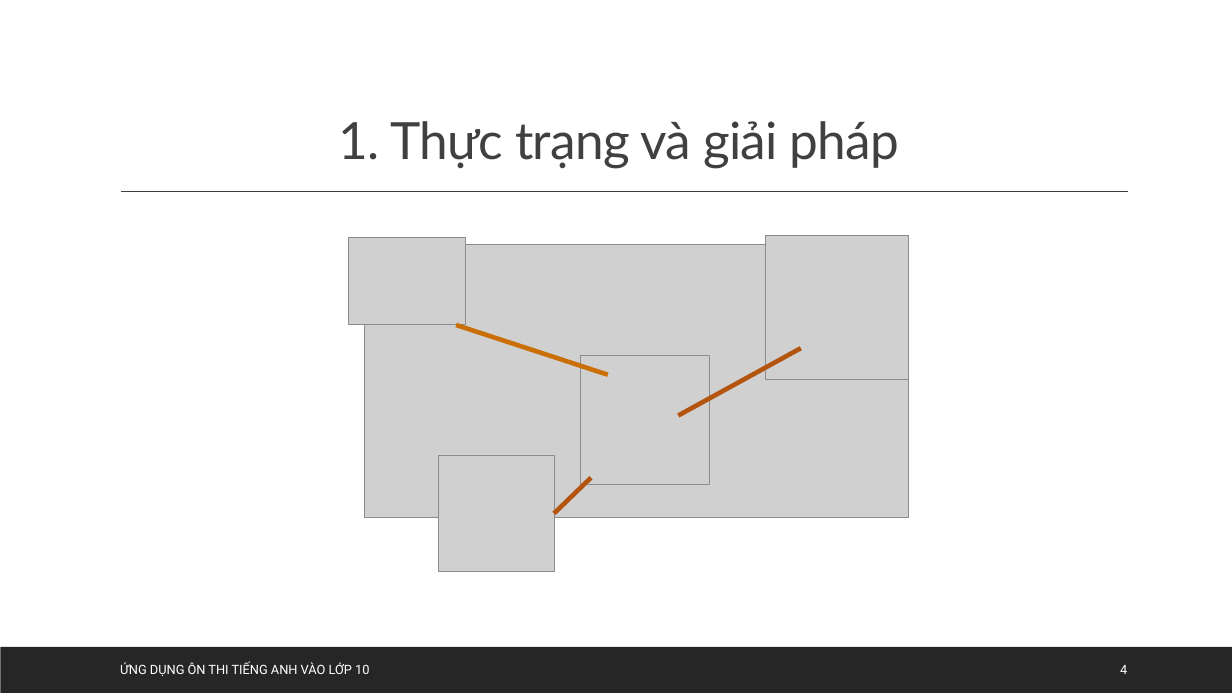
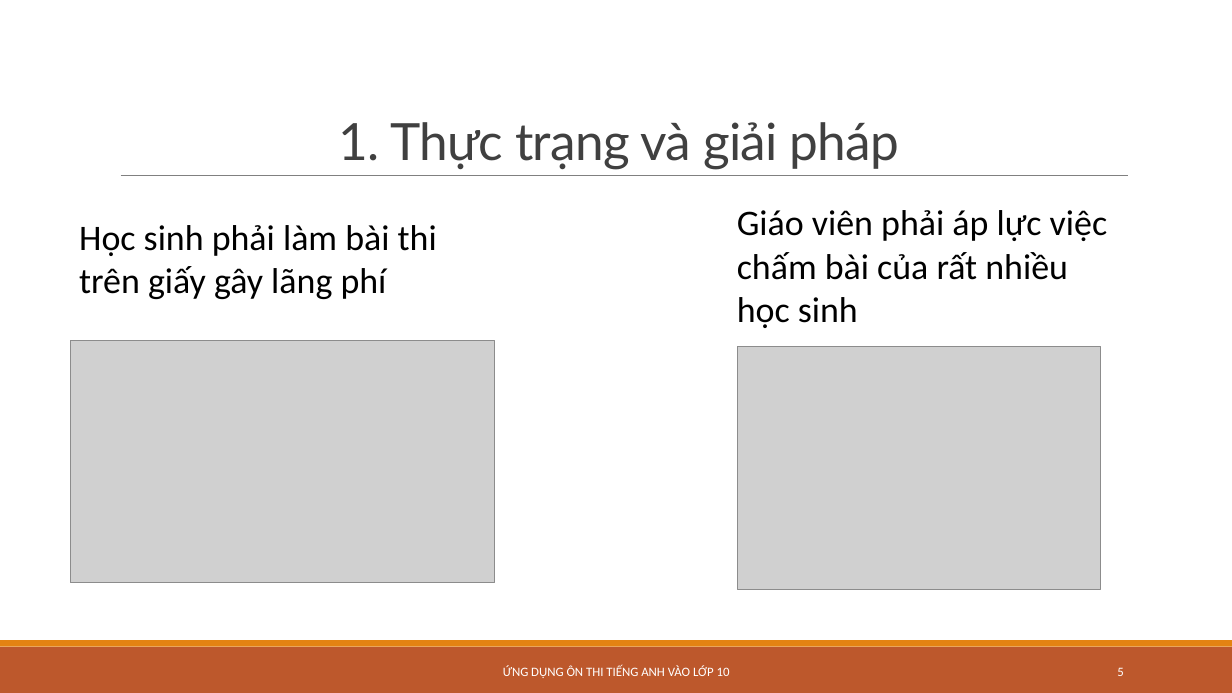
Before and after one commit to TruongDangQuang1998/OnThiTiengAnh10, a slide deck: slide 5 of Documents/Nhom27.pptx (slide 4 before the commit). Drawn at 1232x693 pixels with LibreOffice and Linux fonts; fonts in the diff are those of the drawing; grey boxes stand for pictures. Boxes give left, top, right and bottom in pixels: in the first picture for what was removed or moved away, otherwise in the second. Text is boxed around its words. In the diff, an @@ line names an element or a change of style, - is before the commit and + after.

```diff
--- a/Documents/Nhom27.pptx
+++ b/Documents/Nhom27.pptx
@@ title "1. Thực trạng và giải ..." at bbox=[339, 122, 900, 170]: line spacing 0.9 to 0.85 @@
@@ line moved from (121, 192) - (1128, 192) to (121, 176) - (1128, 176) @@
@@ line (121, 176) - (1128, 176): stroke #404040 1 pt to #808080 0.5 pt @@
@@ text added at bbox=[79, 225, 437, 299], 28 pt, text #000000 @@
+Học sinh phải làm bài thi trên giấy gây lãng phí
@@ picture removed at bbox=[348, 238, 465, 325] @@
@@ text added at bbox=[737, 210, 1107, 328], 28 pt, text #000000 @@
+Giáo viên phải áp lực việc chấm bài của rất nhiều học sinh
@@ picture removed at bbox=[765, 236, 909, 379] @@
@@ picture removed at bbox=[364, 244, 909, 518] @@
@@ rectangle removed at bbox=[455, 323, 609, 377] @@
@@ picture added at bbox=[70, 340, 495, 583] @@
@@ picture removed at bbox=[580, 356, 710, 485] @@
@@ rectangle removed at bbox=[678, 347, 802, 418] @@
@@ picture added at bbox=[738, 347, 1102, 590] @@
@@ picture removed at bbox=[438, 455, 555, 571] @@
@@ rectangle removed at bbox=[553, 476, 593, 516] @@
@@ rectangle at bbox=[0, 647, 1232, 693]: fill #262626 to #BD582C @@
@@ rectangle added at bbox=[0, 640, 1232, 647], fill #E48312 @@
@@ text "ỨNG DỤNG ÔN THI TIẾNG ...": place and size @@
-text "ỨNG DỤNG ÔN THI TIẾNG ..." at bbox=[120, 663, 369, 676]
+text "ỨNG DỤNG ÔN THI TIẾNG ..." at bbox=[503, 665, 730, 678]
@@ text "ỨNG DỤNG ÔN THI TIẾNG ..." at bbox=[503, 665, 730, 678]: font Roboto to Calibri; alignment left to centre @@
@@ page number at bbox=[1117, 667, 1123, 676]: text changed; font Roboto to Calibri @@
-4
+5
```
Also in this commit, not shown: 17 other slides changed, 2 slides added, 1 other file.
